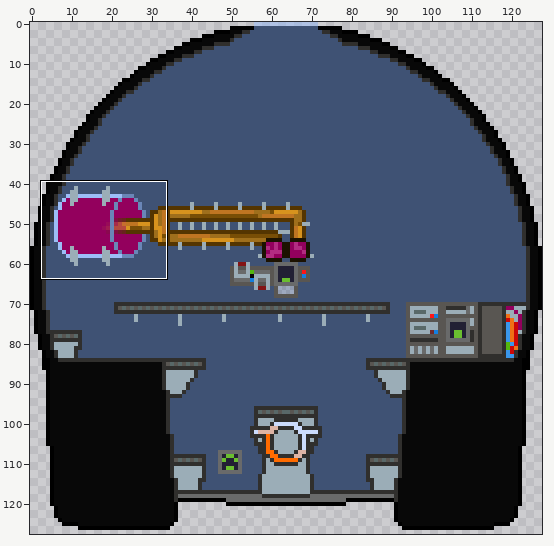
Two versions of one sprite sheet, ressources/Ship_anim/ship_body_int/ship_int4.png. Above: a wide view before the commit, with the close-up outlined.
Close-up. Before:
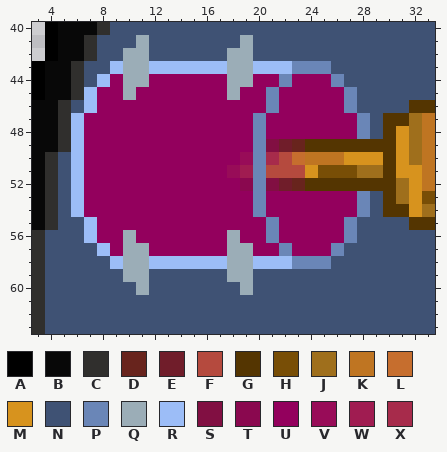
The file is 128x128 pixels. Shown: x 3..33, y 40..63.
Palette (. is transparent): A #000000  B #080808  C #302f2d  D #68241d  E #701d2a  F #b54a3e  G #543501  H #784e06  J #9f6f1c  K #bf7522  L #c66e2e  M #d7931e  N #3f5274  P #6a86b7  Q #9badb7  R #9cbdf7  S #810f42  T #8a084f  U #93005d  V #980c58  W #a01c51  X #a72b4b
Pixels before, first column x 3:
40 .ABBBCNNNNNNNNNNNNNNNNNNNNNNNNN
41 .ABBCNNNQNNNNNNNQNNNNNNNNNNNNNN
42 .ABBCNNQQNNNNNNQQNNNNNNNNNNNNNN
43 ABBCNNRQQRRRRRRQQRRRPPPNNNNNNNN
44 ABBCNRUQQUUUUUUQQUUPUUUPNNNNNNN
45 ABBCRUUQUUUUUUUQUUPUUUUUPNNNNNN
46 BBCNRUUUUUUUUUUUUUPUUUUUPNNNNGG
47 BBCRUUUUUUUUUUUUUPUUUUUUUPNGGJK
48 BBCRUUUUUUUUUUUUUPUUUUUUUPNGMJK
49 BBCRUUUUUUUUUUUUUPSEDGGGGGGGMJK
50 BCNRUUUUUUUUUUUUVPXFLKKKMMMGMJK
51 BCNRUUUUUUUUUUUVWPFFFMHHHJJGMMK
52 BCNRUUUUUUUUUUUUTPSEDGGGGGGGJMK
53 BCNRUUUUUUUUUUUUUPUUUUUUUPNGJMH
54 BCNRUUUUUUUUUUUUUPUUUUUUUPNGGMJ
55 BCNNRUUUUUUUUUUUUUPUUUUUPNNNNGG
56 CNNNRUUQUUUUUUUQUUPUUUUUPNNNNNN
57 CNNNNRUQQUUUUUUQQUUPUUUPNNNNNNN
58 CNNNNNRQQRRRRRRQQRRRPPPNNNNNNNN
59 CNNNNNNQQNNNNNNQQNNNNNNNNNNNNNN
60 CNNNNNNNQNNNNNNNQNNNNNNNNNNNNNN
61 CNNNNNNNNNNNNNNNNNNNNNNNNNNNNNN
62 CNNNNNNNNNNNNNNNNNNNNNNNNNNNNNN
63 CNNNNNNNNNNNNNNNNNNNNNNNNNNNNNN
The result:
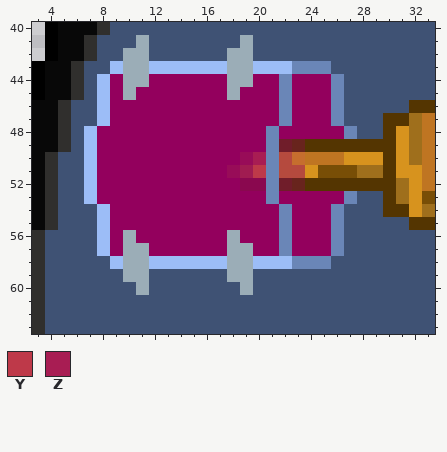
Colours new in this view: Y #be3949  Z #a81d53
Difference:
The author changed colour P to colour N in rows 45 to 46 at x 27; in rows 47 to 48 at x 28; in rows 53 to 54 at x 28; in rows 55 to 56 at x 27.
The author changed colour R to colour N in rows 45 to 46 at x 7; in rows 47 to 54 at x 6; in rows 55 to 56 at x 7.
The author changed colour U to colour N in row 47 at x 7 and 27; in row 54 at x 7 and 27.
The author changed colour F to colour P in row 51 at x 21.
The author changed colour S to colour P in row 49 at x 21; in row 52 at x 21.
The author changed colour U to colour P in rows 45 to 47 at x 22 and 26; in row 48 at x 21 and 27; in row 53 at x 21 and 27; in rows 54 to 56 at x 22 and 26.
The author changed colour X to colour P in row 50 at x 21.
The author changed colour U to colour R in rows 45 to 47 at x 8; in rows 48 to 53 at x 7; in rows 54 to 56 at x 8.
The author changed colour P to colour T in row 52 at x 20.
The author changed colour P to colour U in rows 45 to 46 at x 21; in rows 47 to 49 at x 20; in rows 53 to 54 at x 20; in rows 55 to 56 at x 21.
The author changed colour P to colour Y in row 51 at x 20.
The author changed colour P to colour Z in row 50 at x 20.
